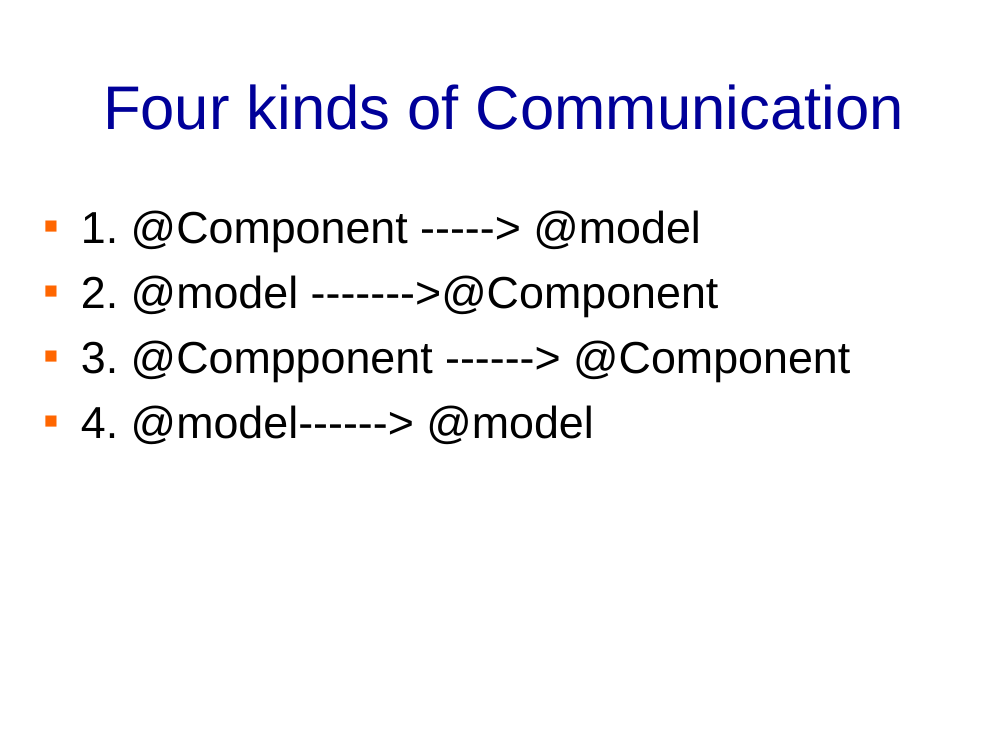
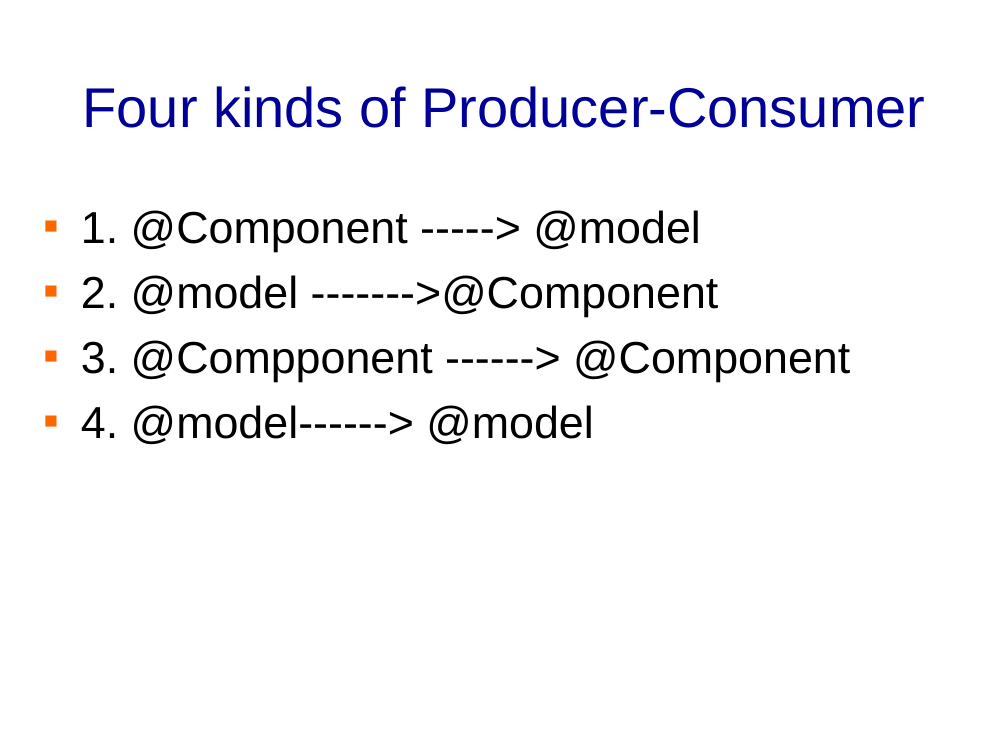
Before and after one commit to banq/banq.github.io, a slide deck: slide 21 of JdonFramework.ppt (slide 18 before the commit). Drawn at 1008x756 pixels with LibreOffice and Linux fonts; fonts in the diff are those of the drawing; background and template pictures are left out. Boxes give left, top, right and bottom in pixels: in the first picture for what was removed or moved away, otherwise in the second. Text is boxed around its words. In the diff, an @@ line names an element or a change of style, - is before the commit and + after.

```diff
--- a/JdonFramework.ppt
+++ b/JdonFramework.ppt
@@ title at <box>83,86,926,128</box>: text changed; size 44 to 40 pt @@
-Four kinds of Communication
+Four kinds of Producer-Consumer
```
Also in this commit, not shown: 5 other slides changed, 5 slides added, 1 slide removed.
